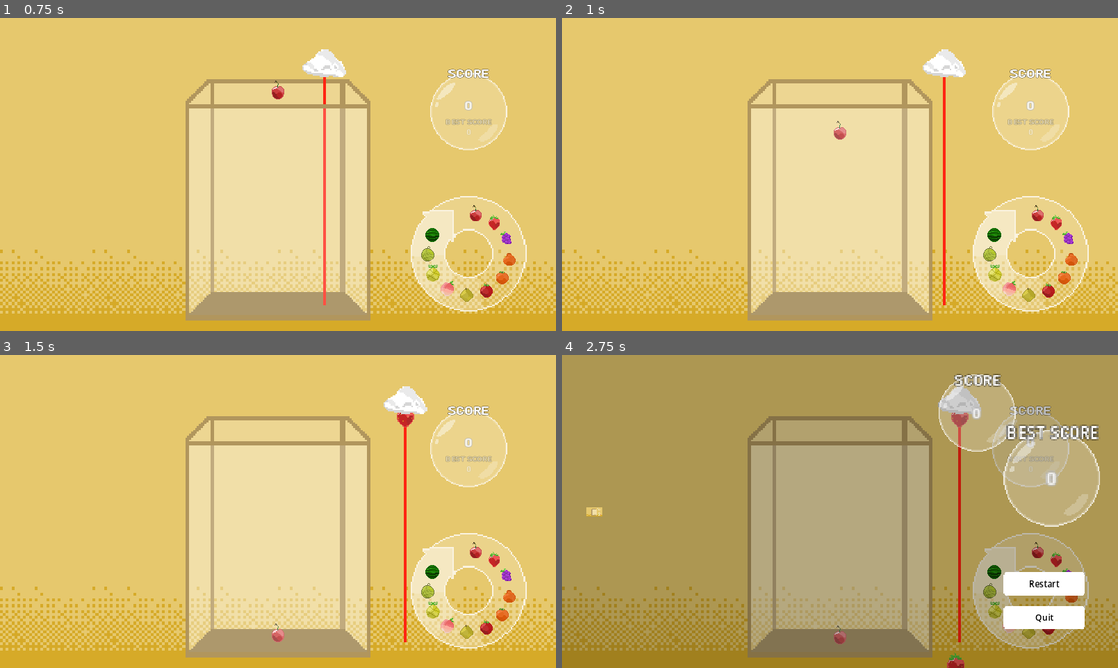
Above: before the commit, frames 1-4 (two rows, left to right).
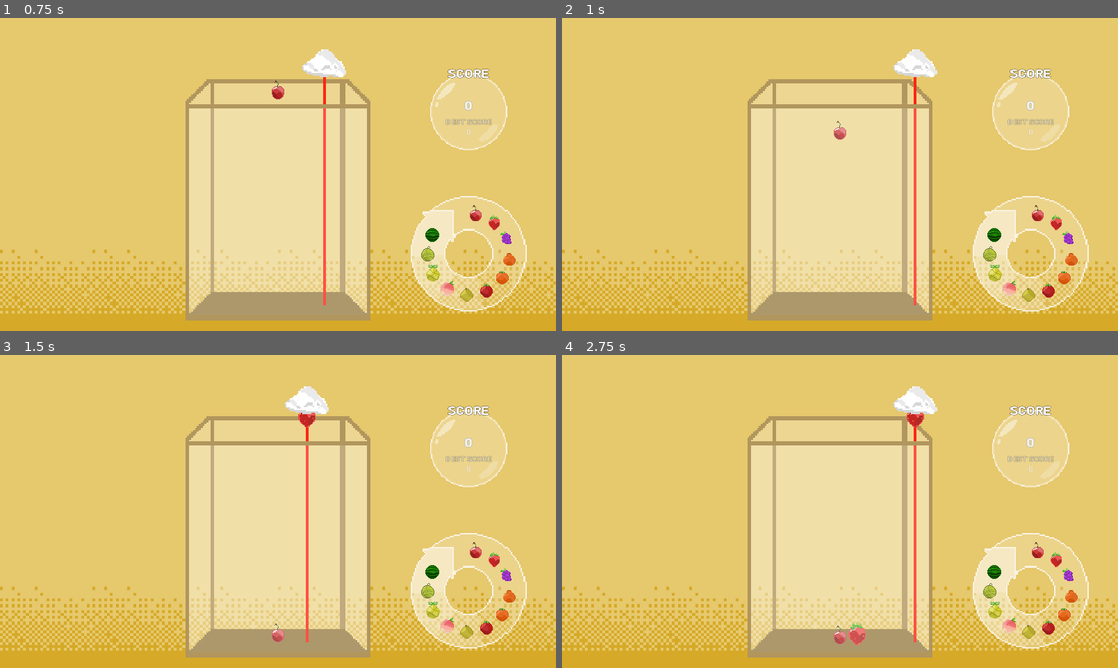
Above: after the commit, the same moments.

Repository: turtle85917/SuikaGame-Godot
Game: Godot game, scene res://Scenes/Game.tscn
Same seed, same stepped clock (60 frames per second), same inputs: the game is played once before the commit and once after it. The project has no main scene, so this scene is started directly.
Inputs:
- Up to frame 1 (0.75 s): tap Enter at 0.5 s; hold Right (right) from 0.53 s (still down)
- Up to frame 2 (1 s): keep holding Right (right); tap Space (jump) at 0.77 s
- Up to frame 3 (1.5 s): release Right (right) at 1.28 s; hold Left (left) from 1.28 s (still down)
- Up to frame 4 (2.75 s): tap Space (jump) at 1.52 s; release Left (left) at 2.03 s; hold Right (right) from 2.03 s (still down)

Frame 1 is identical in both runs. In frame 2, 1.5% of the frame differs, in the area x 59-73%, y 10-92%; in frame 3, 1.8%; in frame 4, 100%, in the area x 0-100%, y 0-100%.

Commit message:
feat: implement game over 2

Diff:
--- a/Prefabs/Fruit.tscn
+++ b/Prefabs/Fruit.tscn
@@ -64,4 +64,8 @@
 one_shot = true
 explosiveness = 1.0
 
+[node name="Timer" type="Timer" parent="."]
+wait_time = 3.0
+one_shot = true
+
 [connection signal="body_entered" from="." to="." method="_on_body_entered"]
--- a/Scenes/Game.tscn
+++ b/Scenes/Game.tscn
@@ -20,6 +20,9 @@
 [sub_resource type="RectangleShape2D" id="RectangleShape2D_e4oks"]
 size = Vector2(344, 12)
 
+[sub_resource type="RectangleShape2D" id="RectangleShape2D_ap1rc"]
+size = Vector2(356, 8)
+
 [node name="Game" type="Node2D"]
 script = ExtResource("1_5beoy")
 
@@ -50,6 +53,13 @@
 [node name="BottomCollision" type="CollisionShape2D" parent="Case"]
 position = Vector2(0, 281)
 shape = SubResource("RectangleShape2D_e4oks")
+
+[node name="LimitLine" type="Area2D" parent="Case"]
+position = Vector2(0, -137)
+
+[node name="Collision" type="CollisionShape2D" parent="Case/LimitLine"]
+position = Vector2(6, -4)
+shape = SubResource("RectangleShape2D_ap1rc")
 
 [node name="Fruits" type="Node2D" parent="."]
 
--- a/Scenes/GameOver.tscn
+++ b/Scenes/GameOver.tscn
@@ -1,6 +1,6 @@
 [gd_scene load_steps=8 format=3 uid="uid://cp4t4iqniowif"]
 
-[ext_resource type="Script" path="res://Scenes/GameOverControl.gd" id="1_iibcm"]
+[ext_resource type="Script" path="res://Scripts/GameOverControl.gd" id="1_67tid"]
 [ext_resource type="Texture2D" uid="uid://bhekpppl56xa7" path="res://Sprites/bubble.png" id="1_mcqm7"]
 [ext_resource type="FontFile" uid="uid://bpydjvme15h2g" path="res://Fonts/Cafe24Ssurround-v2.0.ttf" id="2_rbdbf"]
 [ext_resource type="Texture2D" uid="uid://bhc712bmn53bj" path="res://Sprites/button.png" id="3_er1v1"]
@@ -50,7 +50,7 @@
 anchor_bottom = 1.0
 grow_horizontal = 2
 grow_vertical = 2
-script = ExtResource("1_iibcm")
+script = ExtResource("1_67tid")
 
 [node name="Fader" type="ColorRect" parent="Control"]
 layout_mode = 1
--- a/Scripts/Fruit.gd
+++ b/Scripts/Fruit.gd
@@ -4,15 +4,33 @@
 @export var isMerged = false;
 
 @onready var game = get_owner();
+@onready var limitLine = game.get_node("Case/LimitLine");
+@onready var timer:Timer = $Timer;
 
 var tween:Tween = null;
+var isEnteredLine:bool = false;
+
+func _ready():
+	limitLine.connect("body_entered", _on_limit_line_entered);
+	limitLine.connect("body_exited", _on_limit_line_exited);
+	timer.connect("timeout", _timeout);
 
 func _physics_process(_delta):
 	if(!freeze):
 		if(transform.origin.y > 300):
 			game.isGameOver = true;
-		if(transform.origin.y < -300):
-			pass
+
+func _timeout():
+	if(isEnteredLine):
+		game.isGameOver = true;
+
+func _on_limit_line_entered(_body):
+	isEnteredLine = true;
+	timer.start();
+
+func _on_limit_line_exited(_body):
+	isEnteredLine = false;
+	timer.stop();
 
 func _on_body_entered(body:Node):
 	if(fruitType == FruitManager.FruitType.Watermelon): return;
--- a/Scripts/Player.gd
+++ b/Scripts/Player.gd
@@ -12,9 +12,9 @@
 	if(get_owner().isGameOver): return;
 	var strength = Input.get_action_strength("right") - Input.get_action_strength("left");
 	move_local_x(strength * 8);
-	#if(abs(transform.origin.x) > MAX_POS_X):
-		#transform.origin.x = min(max(transform.origin.x, -MAX_POS_X), MAX_POS_X);
-		#return;
+	if(abs(transform.origin.x) > MAX_POS_X):
+		transform.origin.x = min(max(transform.origin.x, -MAX_POS_X), MAX_POS_X);
+		return;
 	if(fruitNode != null && isMoving):
 		fruitNode.transform.origin.x = transform.origin.x;
 	if(Input.is_action_just_pressed("jump") && isMoving):
Not shown: 1 places in Scenes/Game.tscn that only renumber resources
Renamed: Scenes/GameOverControl.gd -> Scripts/GameOverControl.gd
